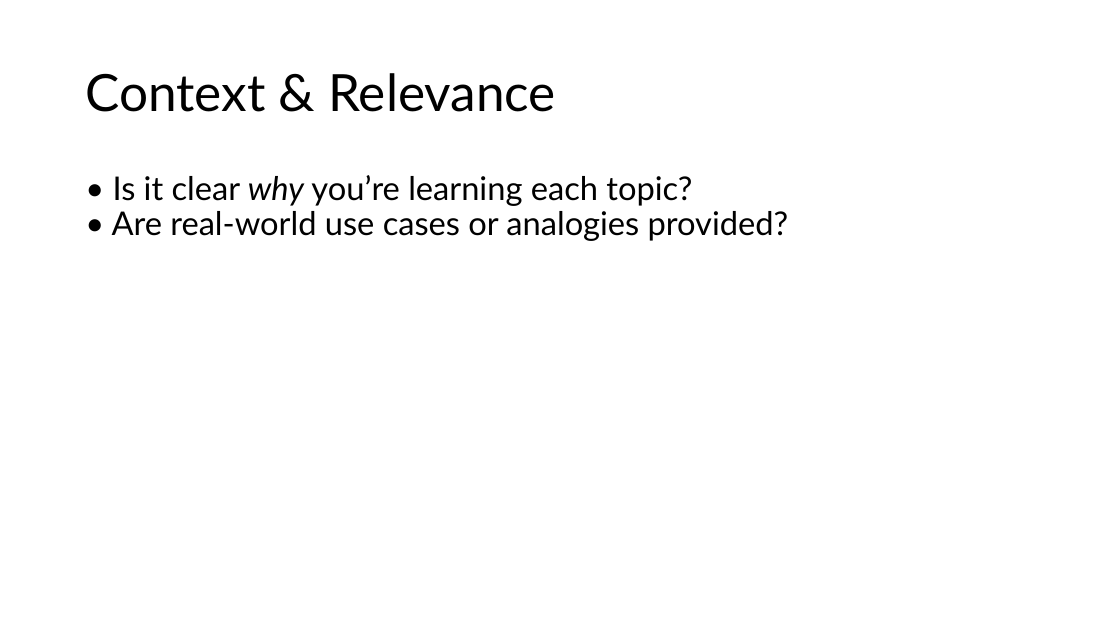
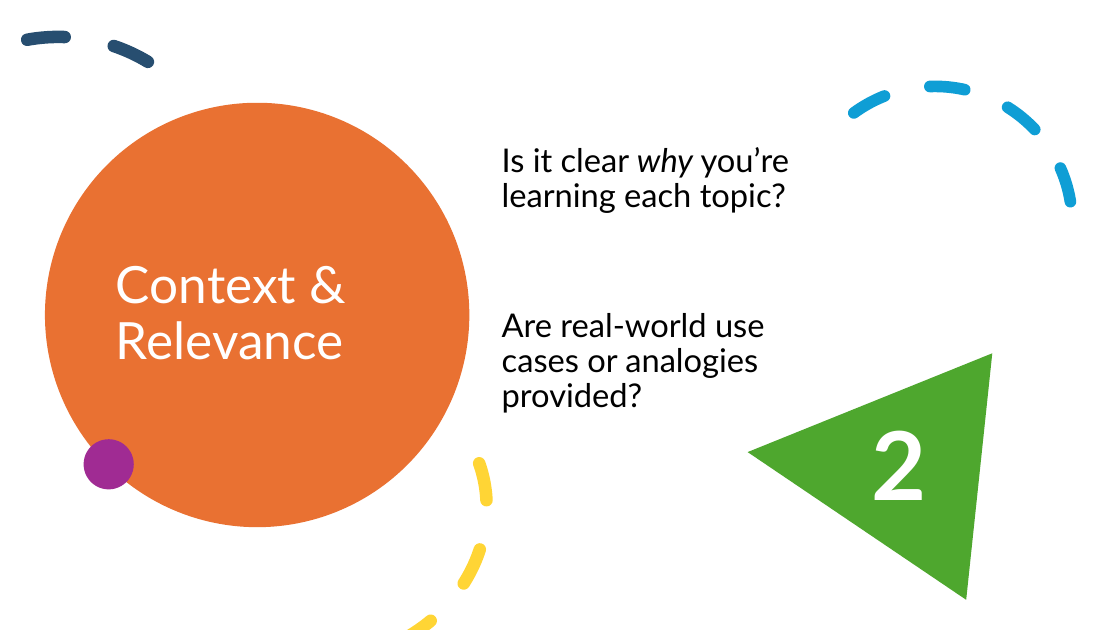
Before and after one commit to ElliotCookie/A-Beginners-Guide-to-Python, a slide deck: slide 4 of 0.0 - Infrastructure around coding - VS Code/1.0 - Learn Python.Org review.pptx. Drawn at 1120x630 pixels with LibreOffice and Linux fonts; fonts in the diff are those of the drawing. Boxes give left, top, right and bottom in pixels: in the first picture for what was removed or moved away, otherwise in the second. Text is boxed around its words. In the diff, an @@ line names an element or a change of style, - is before the commit and + after.

```diff
--- a/0.0 - Infrastructure around coding - VS Code/1.0 - Learn Python.Org review.pptx
+++ b/0.0 - Infrastructure around coding - VS Code/1.0 - Learn Python.Org review.pptx
@@ arc (boxed as its full ellipse) added at <box>0,12,244,347</box>, outline #274E70 10.75 pt dashed @@
@@ arc (boxed as its full ellipse) added at <box>748,36,1120,411</box>, outline #0F9ED5 10 pt dashed @@
@@ ellipse added at <box>45,103,469,527</box>, fill #E97132 @@
@@ title "Context & Relevance": place and size @@
-title "Context & Relevance" at <box>85,73,556,112</box>
+title "Context & Relevance" at <box>116,266,344,360</box>
@@ title "Context & Relevance" at <box>116,266,344,360</box>: text colour #000000 to #FFFFFF @@
@@ text at <box>502,147,789,413</box>: text changed @@
-• Is it clear why you’re learning each topic?
-• Are real‑world use cases or analogies provided?
+Is it clear why you’re learning each topic?
+Are real‑world use cases or analogies provided?
@@ arc (boxed as its full ellipse) added at <box>134,329,527,630</box>, outline #FFD535 10.75 pt dashed @@
@@ triangle added at <box>735,329,992,600</box>, fill #4EA72E @@
@@ ellipse added at <box>84,439,134,490</box>, fill #A02B93 @@
@@ text added at <box>872,430,927,500</box>, 81.4 pt, text #FFFFFF, bold @@
+2
```
Also in this commit, not shown: 12 other slides changed, 3 slides added, 1 slide removed, 1 other file.
